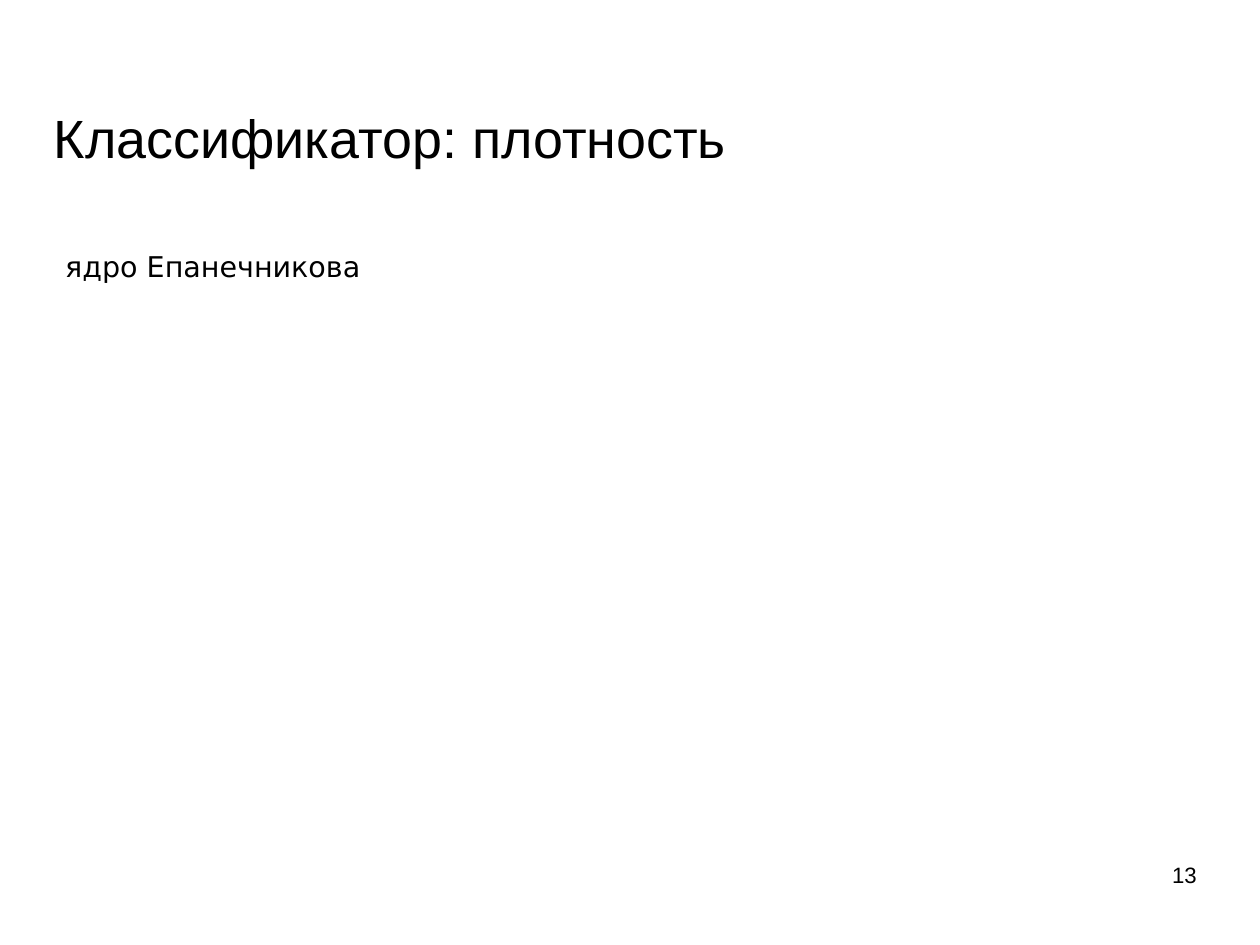
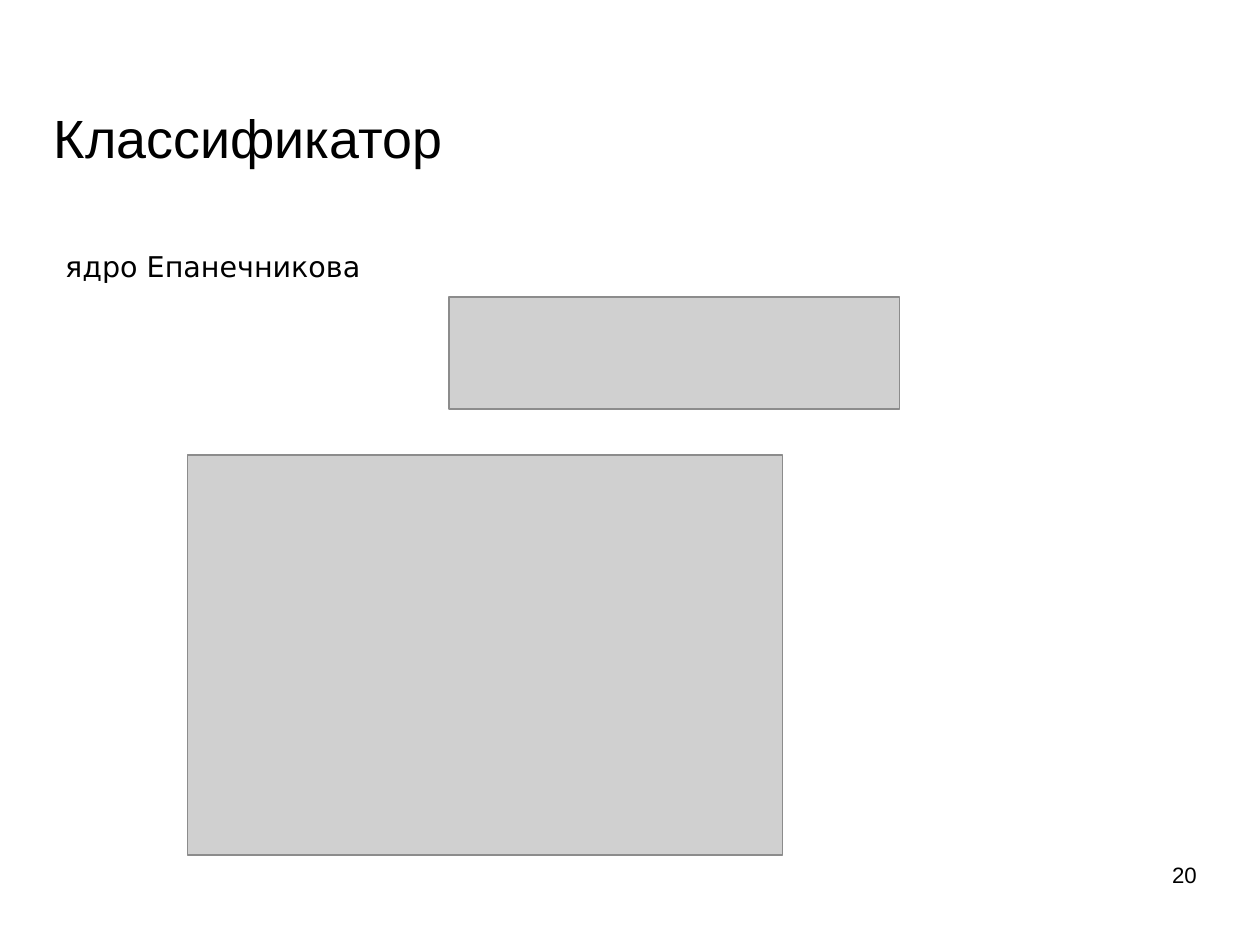
Before and after one commit to mechanoid5/ml_lectorium_legacy, a slide deck: slide 20 of 04-bayes.odp (slide 13 before the commit). Drawn at 1260x945 pixels with LibreOffice and Linux fonts; fonts in the diff are those of the drawing; grey boxes stand for pictures; background and template pictures are left out. Boxes give left, top, right and bottom in pixels: in the first picture for what was removed or moved away, otherwise in the second. Text is boxed around its words. In the diff, an @@ line names an element or a change of style, - is before the commit and + after.

```diff
--- a/04-bayes.odp
+++ b/04-bayes.odp
@@ title at (54,119,442,168): text changed @@
-Классификатор: плотность
+Классификатор
@@ picture added at (449,297,901,409) @@
@@ picture added at (188,455,783,855) @@
@@ page number at (1172,867,1197,884): text changed @@
-13
+20
```
Also in this commit, not shown: 10 other slides changed, 10 slides added, 1 slide removed, 4 other files.
